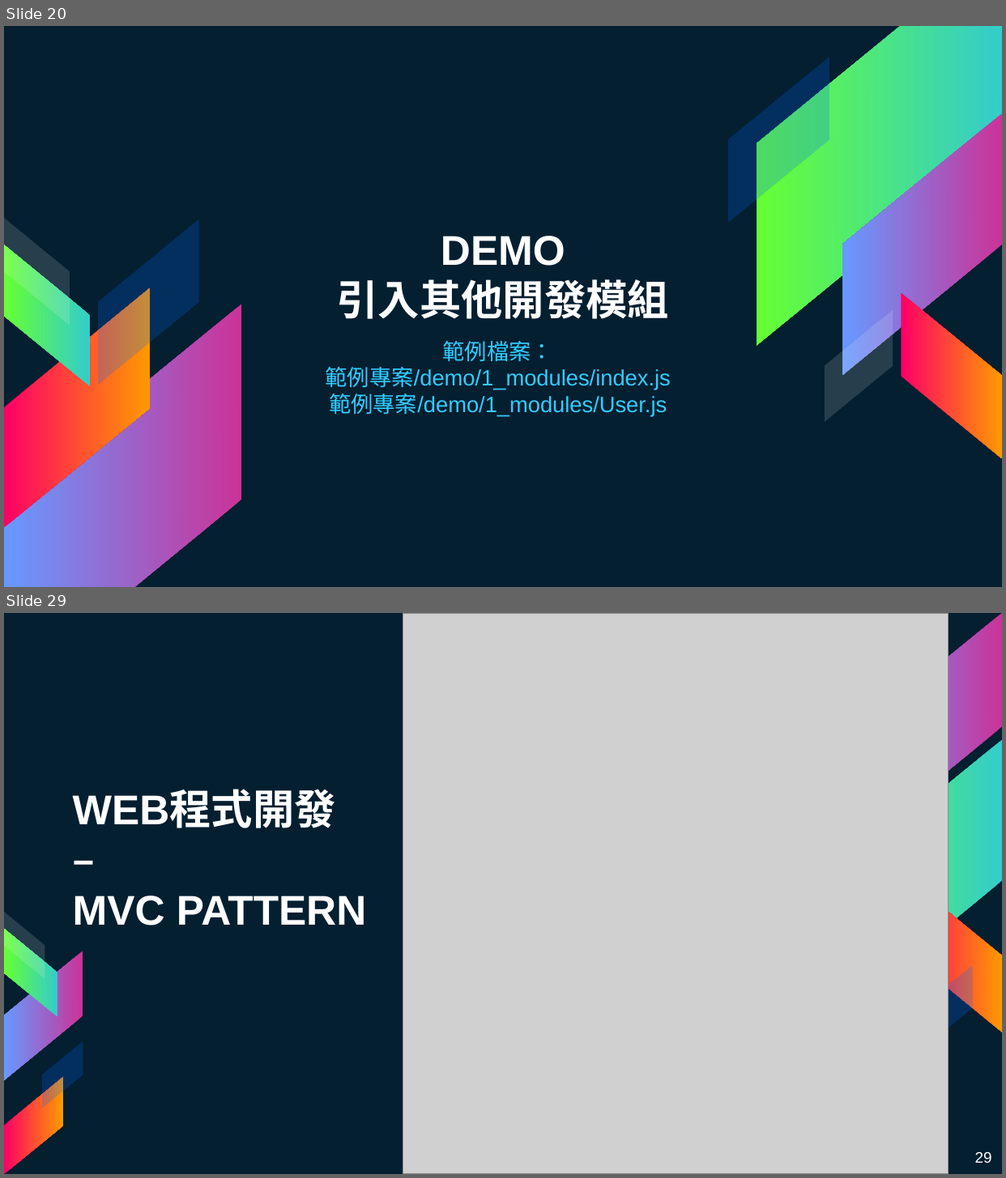
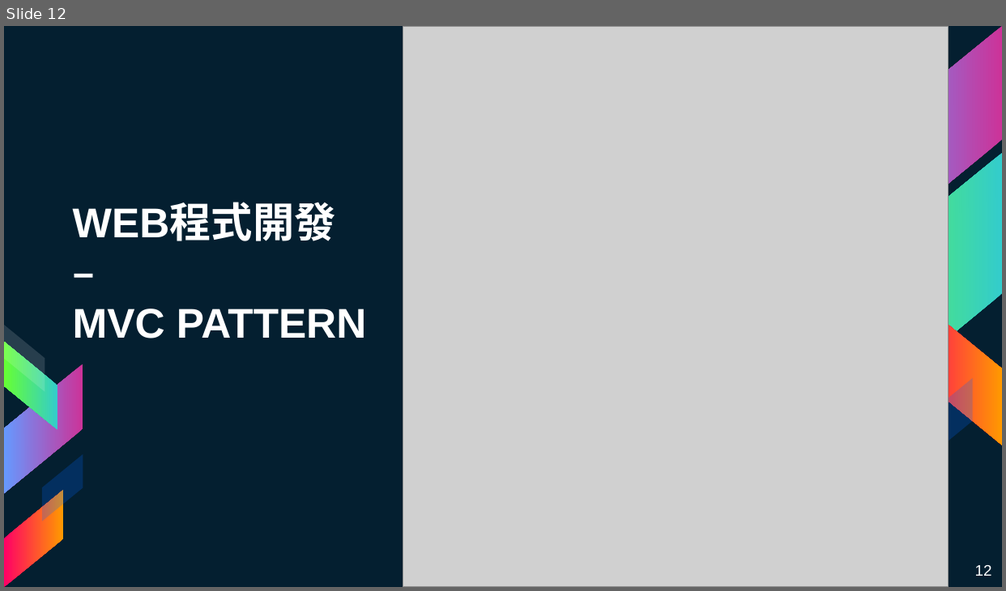
Before and after one commit to mmmaaaxxx77/NodeJS_YuanZe_Workshop, a slide deck: Documents/day2.pptx. Shown one above the other, each under a label of ours: slides 20 and 29 before the commit, slide 12 after it; the slides between them are not shown. The pictures are 1006x1178 and 1006x591 pixels, drawn with LibreOffice and Linux fonts; fonts in the diff are those of the drawing; grey boxes stand for pictures. Boxes give left, top, right and bottom in pixels: in the first picture for what was removed or moved away, otherwise in the second. Text is boxed around its words. In the diff, an @@ line names an element or a change of style, - is before the commit and + after.

Commit message:
新增專案檔與投影片

```diff
--- a/Documents/day2.pptx
+++ b/Documents/day2.pptx
@@ slide 20 removed at [4,26,1002,587], background #041F30 @@
@@ parallelogram removed at [757,26,1002,345] @@
@@ parallelogram removed at [728,57,829,222] @@
@@ parallelogram removed at [842,113,1002,375] @@
@@ parallelogram removed at [4,218,70,326] @@
@@ parallelogram removed at [98,219,199,385] @@
@@ title removed at [337,236,670,319] @@
-DEMO
-引入其他開發模組
@@ parallelogram removed at [4,245,90,386] @@
@@ parallelogram removed at [4,288,150,528] @@
@@ parallelogram removed at [5,304,242,587] @@
@@ parallelogram removed at [825,310,892,421] @@
@@ parallelogram removed at [901,293,1001,459] @@
@@ subtitle removed at [326,341,671,417] @@
-範例檔案：
-範例專案/demo/1_modules/index.js
-範例專案/demo/1_modules/User.js
@@ what was slide 29 is now slide 12 @@
@@ page number at [975,565,992,576]: text changed @@
-29
+12
```
Also in this commit, not shown: 11 slides changed, 12 slides added, 15 other slides removed, 31 other files.
